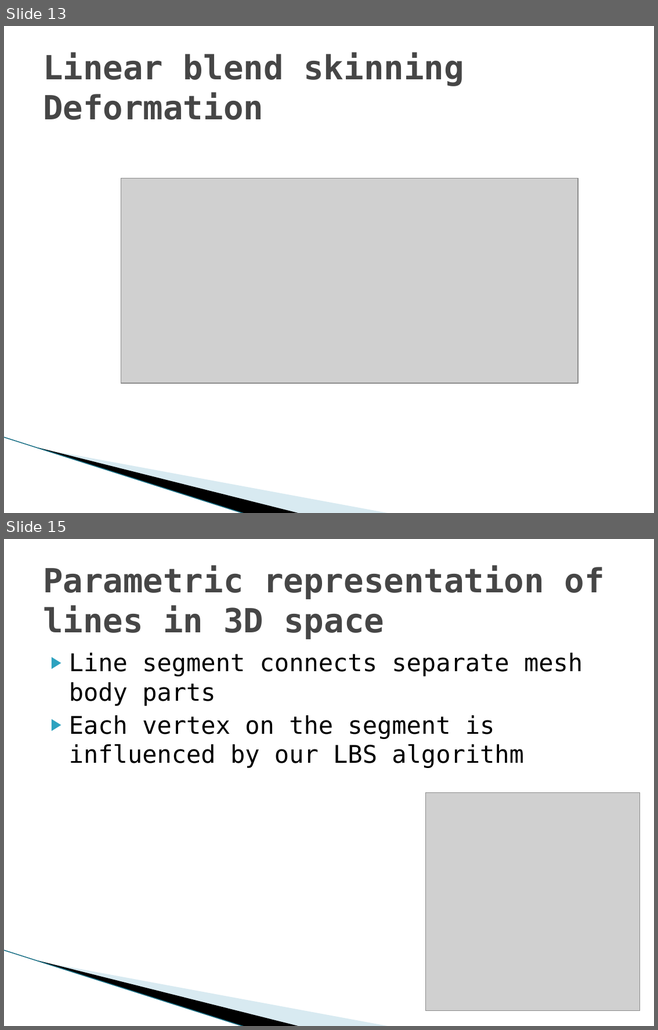
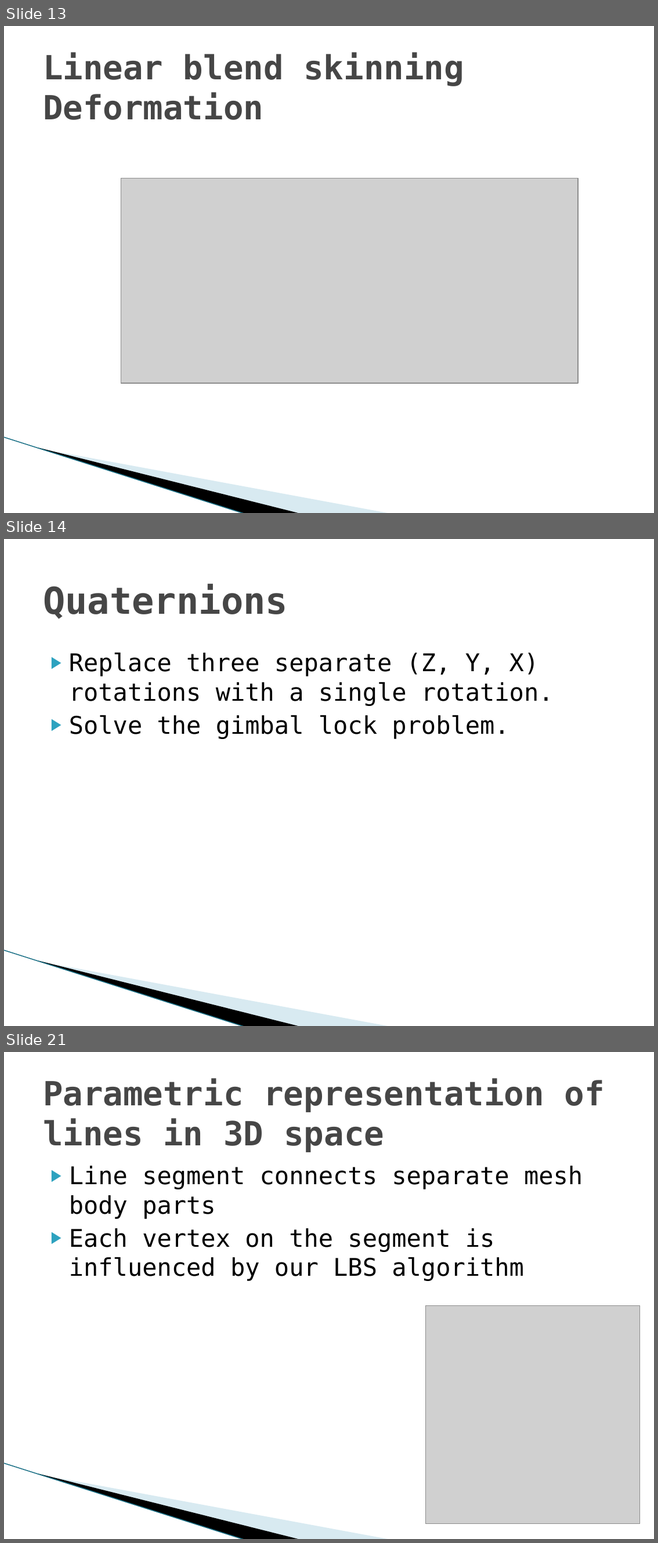
Before and after one commit to hobama/cvg01, a slide deck: docs/Presentation/Presentation.pptx. Shown one above the other, each under a label of ours: slides 13 and 15 before the commit, slides 13, 14 and 21 after it; the slides between them are not shown. The pictures are 658x1030 and 658x1543 pixels, drawn with LibreOffice and Linux fonts; fonts in the diff are those of the drawing; grey boxes stand for pictures; background and template pictures are left out. Boxes give left, top, right and bottom in pixels: in the first picture for what was removed or moved away, otherwise in the second. Text is boxed around its words. In the diff, an @@ line names an element or a change of style, - is before the commit and + after.

Commit message:
prideti quaternionai, gimbal lock ir forward kinematics

```diff
--- a/docs/Presentation/Presentation.pptx
+++ b/docs/Presentation/Presentation.pptx
@@ slide 14 added at (4,539,654,1026), background #FFFFFF; not listed: 3 template elements that a slide beside it also shows @@
@@ title added at (43,584,288,619), 41 pt, text #464646, bold @@
+Quaternions
@@ text added at (69,653,553,739), 27 pt, text #000000 @@
+▶ Replace three separate (Z, Y, X) rotations with a single rotation.
+▶ Solve the gimbal lock problem.
@@ what was slide 15 is now slide 21 @@
```
Also in this commit, not shown: 1 slide changed, 7 other slides added, 1 slide removed.
